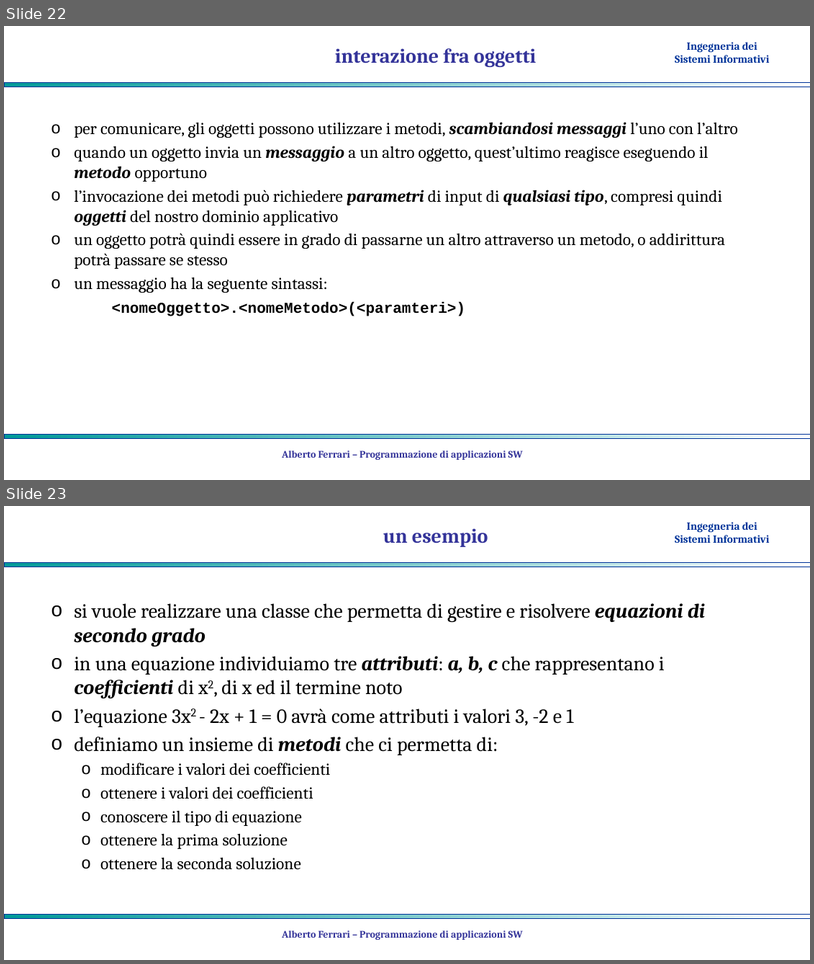
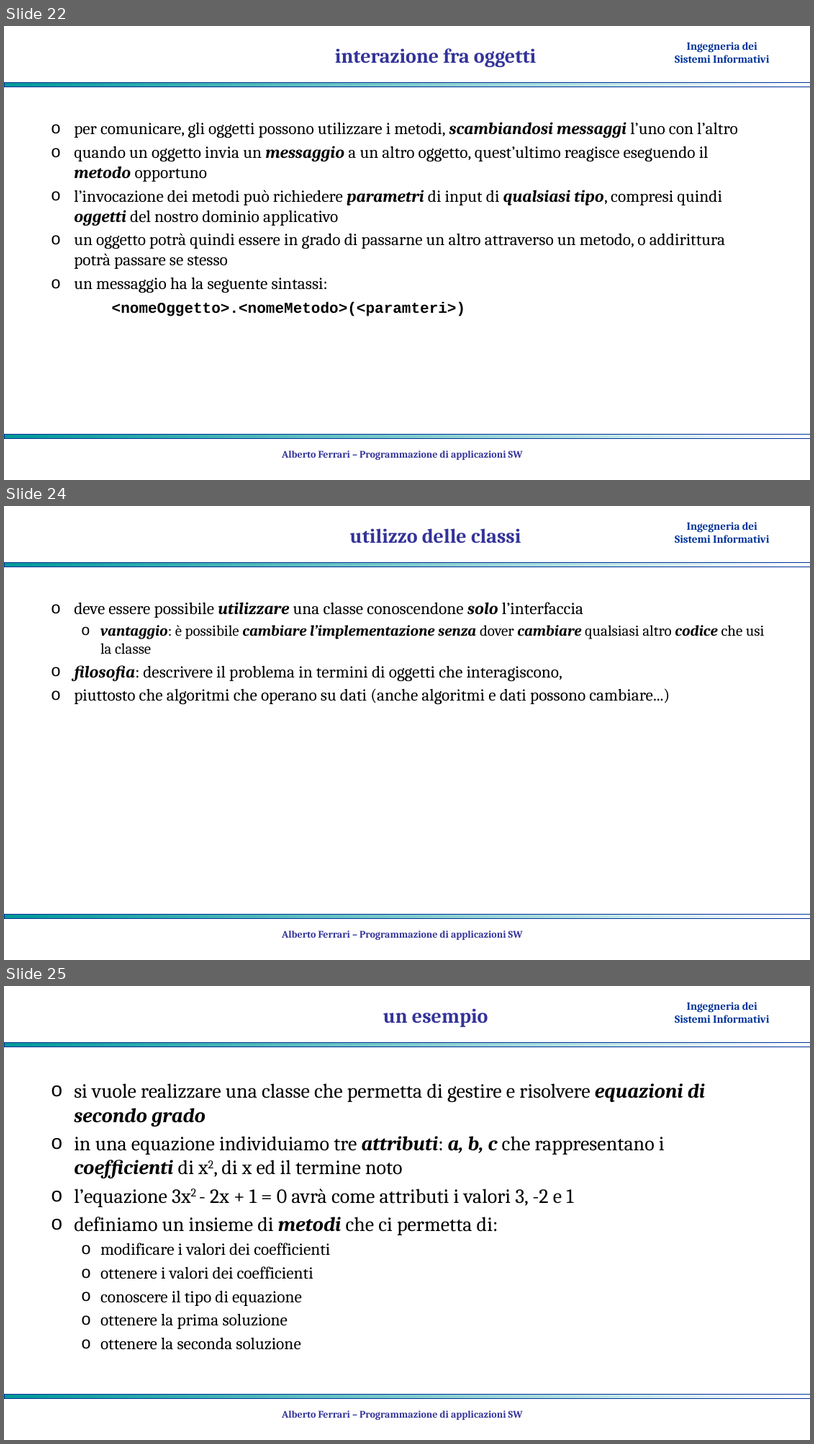
Before and after one commit to albertoferrari/pasw, a slide deck: lezioni/PASW04 - object oriented programming.pptx. Shown one above the other, each under a label of ours: slides 22 and 23 before the commit, slides 22, 24 and 25 after it; the slides between them are not shown. The pictures are 814x964 and 814x1444 pixels, drawn with LibreOffice and Linux fonts; fonts in the diff are those of the drawing; background and template pictures are left out. Boxes give left, top, right and bottom in pixels: in the first picture for what was removed or moved away, otherwise in the second. Text is boxed around its words. In the diff, an @@ line names an element or a change of style, - is before the commit and + after.

```diff
--- a/lezioni/PASW04 - object oriented programming.pptx
+++ b/lezioni/PASW04 - object oriented programming.pptx
@@ slide 24 added at [4, 506, 810, 960], background #FFFFFF; not listed: 3 template elements that a slide beside it also shows @@
@@ title added at [350, 528, 522, 543], 24 pt, text #333399, bold @@
+utilizzo delle classi
@@ text added at [74, 602, 765, 704], 20 pt, text #000000 @@
+o deve essere possibile utilizzare una classe conoscendone solo l’interfaccia
+  o vantaggio: è possibile cambiare l’implementazione senza dover cambiare qualsiasi altro codice che usi la classe
+o filosofia: descrivere il problema in termini di oggetti che interagiscono,
+o piuttosto che algoritmi che operano su dati (anche algoritmi e dati possono cambiare...)
@@ text added at [282, 930, 523, 939], 12 pt, text #333399, bold @@
+Alberto Ferrari – Programmazione di applicazioni SW
@@ what was slide 23 is now slide 25 @@
```
Also in this commit, not shown: 2 slides changed, 2 other slides added, 1 other file.
